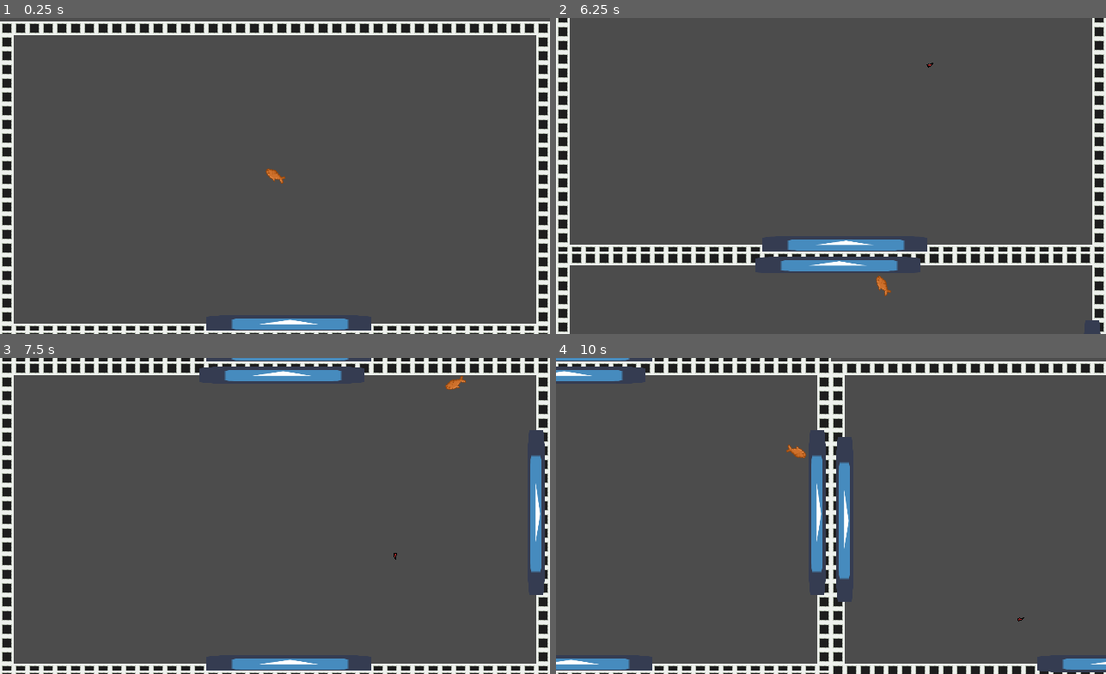
Above: before the commit, frames 1-4 (two rows, left to right).
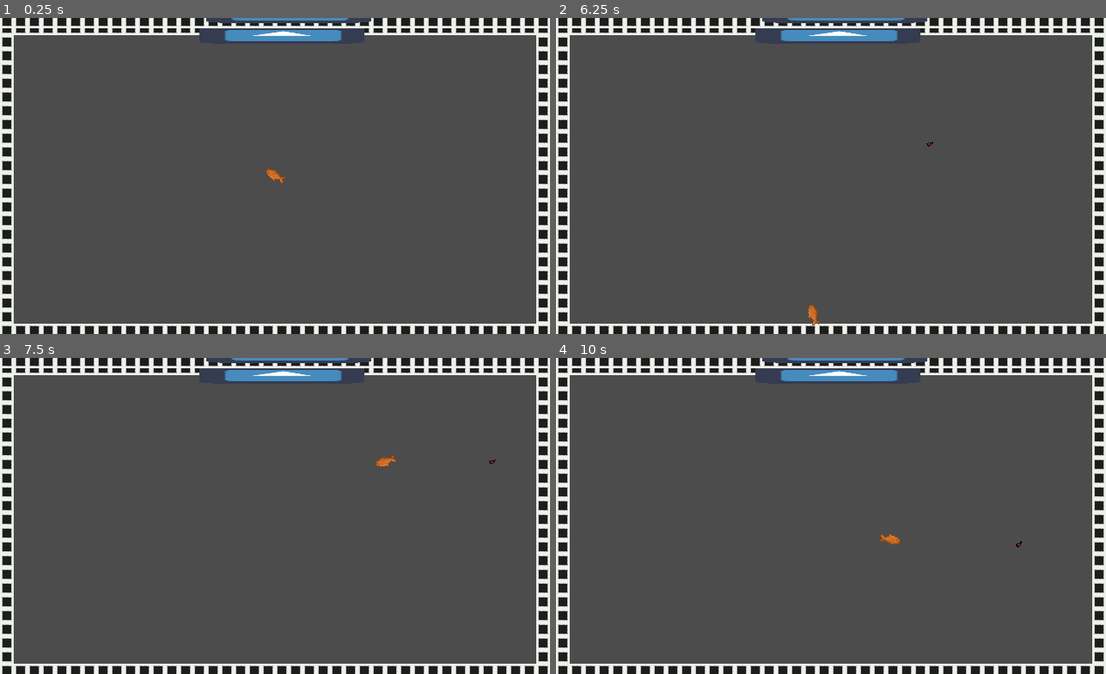
Above: after the commit, the same moments.

Repository: Geminimax/BugJam
Game: Godot game, scene res://Scenes/LevelManager.tscn
Two runs of this game, one before a commit and one after it. Both use one fixed random seed, a clock stepped at 60 frames per second and the inputs below. This scene is started directly instead of the project's main scene. The engine's default icon, where the game draws it, is replaced by a stand-in: a white triangle on a blue panel in a dark square.
Inputs (mouse positions are in pixels of both pictures, inside the frame that each line leads up to):
- Up to frame 1 (0.25 s): no input
- Up to frame 2 (6.25 s): tap Enter at 0.5 s; move the mouse to (952, 160) at 0.52 s; press the mouse at (952, 160) at 0.53 s; hold D (move_right) 0.53-1.28 s; move the mouse to (721, 191) at 1.27 s; release the mouse at (721, 191) at 1.28 s; hold S (move_down) 1.28-2.03 s; click (721, 191) at 1.35 s; move the mouse to (886, 106) at 2.02 s; press the mouse at (886, 106) at 2.03 s; hold D (move_right) 2.03-2.78 s; move the mouse to (803, 239) at 2.77 s; release the mouse at (803, 239) at 2.78 s; hold W (move_up) 2.78-3.53 s; click (803, 239) at 2.85 s; move the mouse to (996, 223) at 3.52 s; press the mouse at (996, 223) at 3.53 s; hold A (move_left) 3.53-5.03 s; move the mouse to (666, 128) at 4.27 s; release the mouse at (666, 128) at 4.28 s; click (666, 128) at 4.35 s; tap Space at 5 s; move the mouse to (858, 176) at 5.02 s; press the mouse at (858, 176) at 5.03 s; hold S (move_down) 5.03-5.78 s; move the mouse to (748, 97) at 5.77 s; release the mouse at (748, 97) at 5.78 s; hold D (move_right) from 5.78 s (still down); click (748, 97) at 5.85 s
- Up to frame 3 (7.5 s): move the mouse to (396, 500) at 6.52 s; release D (move_right) at 6.53 s; press the mouse at (396, 500) at 6.53 s; hold W (move_up) 6.53-7.28 s; move the mouse to (165, 531) at 7.27 s; release the mouse at (165, 531) at 7.28 s; hold D (move_right) from 7.28 s (still down); click (165, 531) at 7.35 s
- Up to frame 4 (10 s): move the mouse to (886, 446) at 8.02 s; release D (move_right) at 8.03 s; press the mouse at (886, 446) at 8.03 s; hold S (move_down) 8.03-8.78 s; move the mouse to (803, 579) at 8.77 s; release the mouse at (803, 579) at 8.78 s; hold A (move_left) 8.78-9.53 s; click (803, 579) at 8.85 s; move the mouse to (996, 563) at 9.52 s; press the mouse at (996, 563) at 9.53 s; hold W (move_up) from 9.53 s (still down)

The runs differ from the first frame. In frame 1, 4.7% of the frame differs, in the area x 0-100%, y 0-100%; in frame 2, 17%; in frame 3, 4.1%; in frame 4, 14%.

Commit message:
Update how room layout is loaded

Diff:
--- a/Scenes/LevelGenerator.gd
+++ b/Scenes/LevelGenerator.gd
@@ -7,11 +7,9 @@
 var rooms = []
 var level_matrix = []
 
+var directions = [Vector2.RIGHT, Vector2.LEFT, Vector2.UP, Vector2.DOWN]
 
-
-var directions = [Vector2.RIGHT, Vector2.LEFT, Vector2.UP, Vector2.DOWN]
-var room_scene = load("res://Scenes/Room.tscn")
-
+export (Array, PackedScene) var room_layouts
 
 func generate():
 	#Initialization
@@ -21,8 +19,8 @@
 			row.append(0)
 		level_matrix.append(row)
 
-#	var current_position = Vector2(randi()%level_size, randi()%level_size)
-	var current_position = Vector2(0, 0)
+	var current_position = Vector2(randi()%level_size, randi()%level_size)
+#	var current_position = Vector2(0, 0)
 
 	var position_stack = [current_position]
 
@@ -45,7 +43,8 @@
 
 func instantiate_rooms(room_size, object, method):
 	for room in rooms:
-		var room_inst = room_scene.instance()
+		var room_layout = room_layouts[randi()%room_layouts.size()]
+		var room_inst = room_layout.instance()
 		object.add_child(room_inst)
 		room_inst.global_position = Vector2(room.x * room_size.x, room.y * room_size.y)
 		directions = [Vector2.UP, Vector2.DOWN, Vector2.LEFT, Vector2.RIGHT]
@@ -63,6 +62,3 @@
 	# Called every frame. 'delta' is the elapsed time since the previous frame.
 #func _process(delta):
 #	pass
-
-func change_room(dir):
-	print('adler')
--- a/Scenes/LevelGenerator.tscn
+++ b/Scenes/LevelGenerator.tscn
@@ -1,6 +1,8 @@
-[gd_scene load_steps=2 format=2]
+[gd_scene load_steps=3 format=2]
 
 [ext_resource path="res://Scenes/LevelGenerator.gd" type="Script" id=1]
+[ext_resource path="res://Scenes/Room.tscn" type="PackedScene" id=2]
 
 [node name="LevelGenerator" type="Node2D"]
 script = ExtResource( 1 )
+room_layouts = [ ExtResource( 2 ) ]
